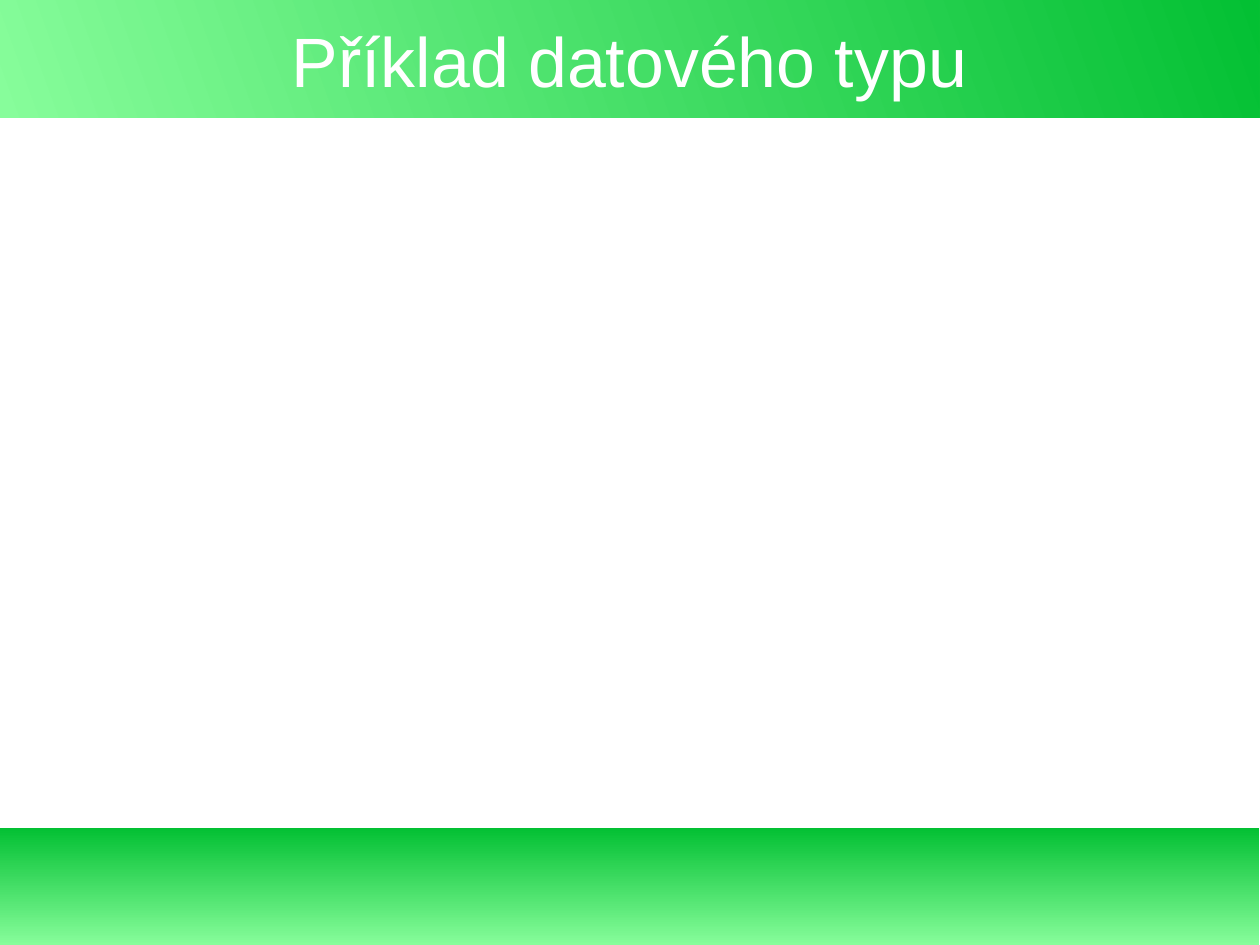
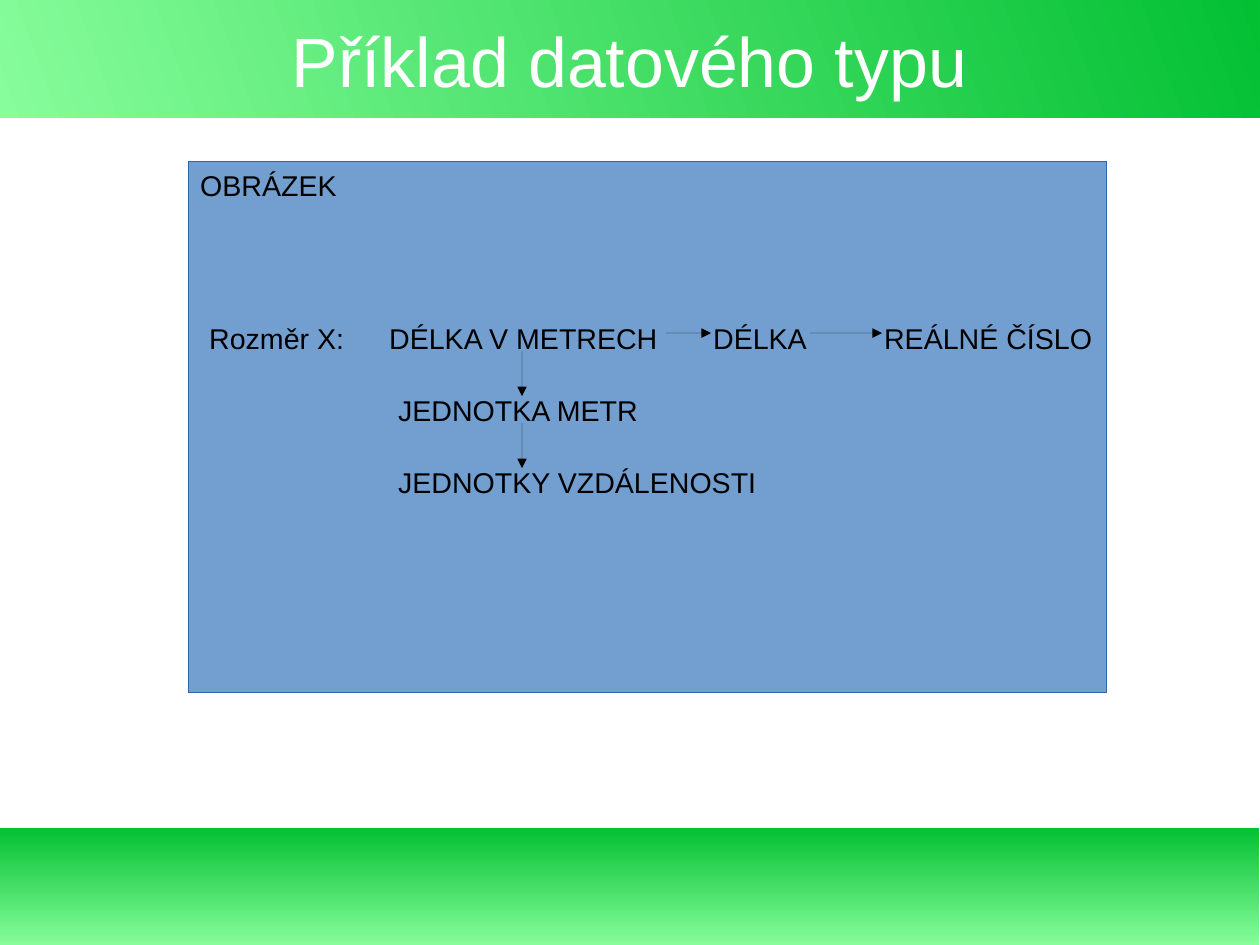
Before and after one commit to exbin/xbup-doc, a slide deck: slide 14 of presentation/binary_concept_cs_CZ.odp. Drawn at 1260x945 pixels with LibreOffice and Linux fonts; fonts in the diff are those of the drawing. Boxes give left, top, right and bottom in pixels: in the first picture for what was removed or moved away, otherwise in the second. Text is boxed around its words. In the diff, an @@ line names an element or a change of style, - is before the commit and + after.

Commit message:
Binary Concept presentation - 7

```diff
--- a/presentation/binary_concept_cs_CZ.odp
+++ b/presentation/binary_concept_cs_CZ.odp
@@ rectangle added at [189, 162, 1107, 694], fill #729FCF, outline #3465A4 0 pt @@
@@ text added at [200, 173, 336, 197], 18 pt, text #000000 @@
+OBRÁZEK
@@ text added at [209, 328, 344, 350], 18 pt, text #000000 @@
+Rozměr X:
@@ text added at [389, 326, 657, 350], 18 pt, text #000000 @@
+DÉLKA V METRECH
@@ text added at [713, 326, 807, 349], 18 pt, text #000000 @@
+DÉLKA
@@ text added at [884, 326, 1092, 350], 18 pt, text #000000 @@
+REÁLNÉ ČÍSLO
@@ arrow added from (523, 351) to (523, 396), #000000 0 pt @@
@@ arrow added from (667, 333) to (711, 333), #000000 0 pt @@
@@ arrow added from (811, 333) to (883, 333), #000000 0 pt @@
@@ text added at [398, 401, 638, 422], 18 pt, text #000000 @@
+JEDNOTKA METR
@@ arrow added from (523, 423) to (523, 468), #000000 0 pt @@
@@ text added at [398, 470, 756, 494], 18 pt, text #000000 @@
+JEDNOTKY VZDÁLENOSTI
```
